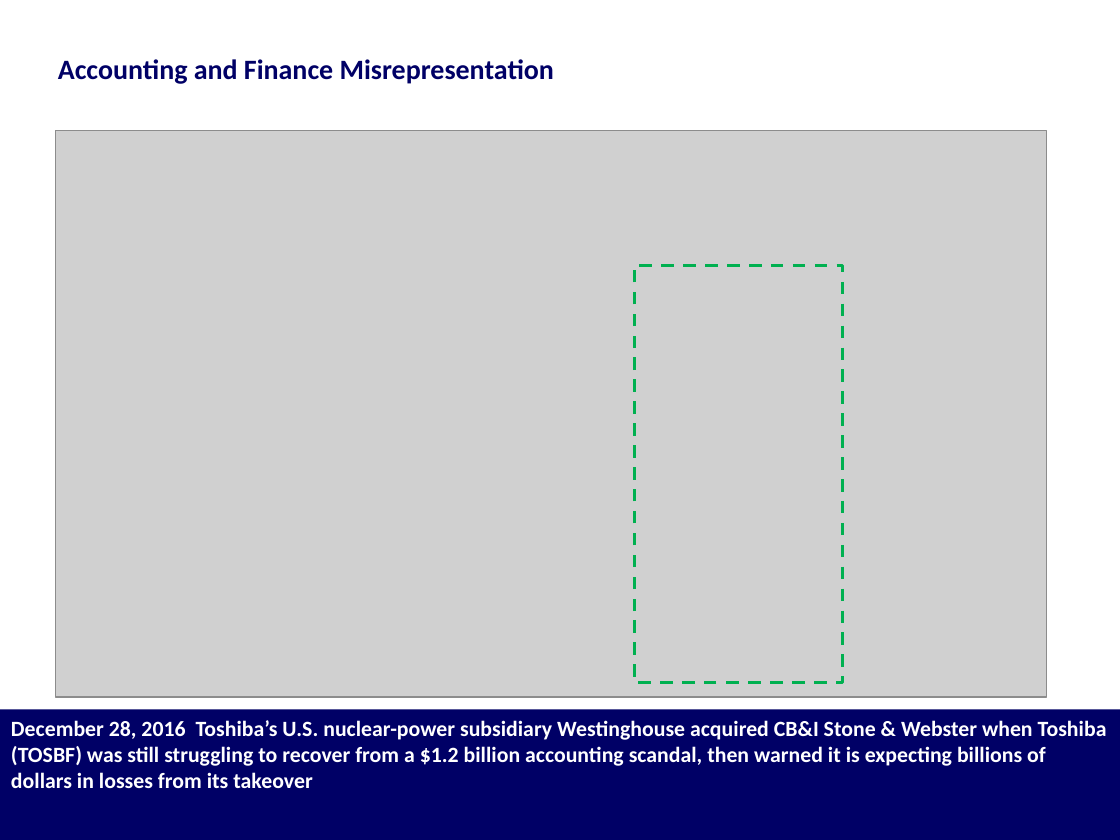
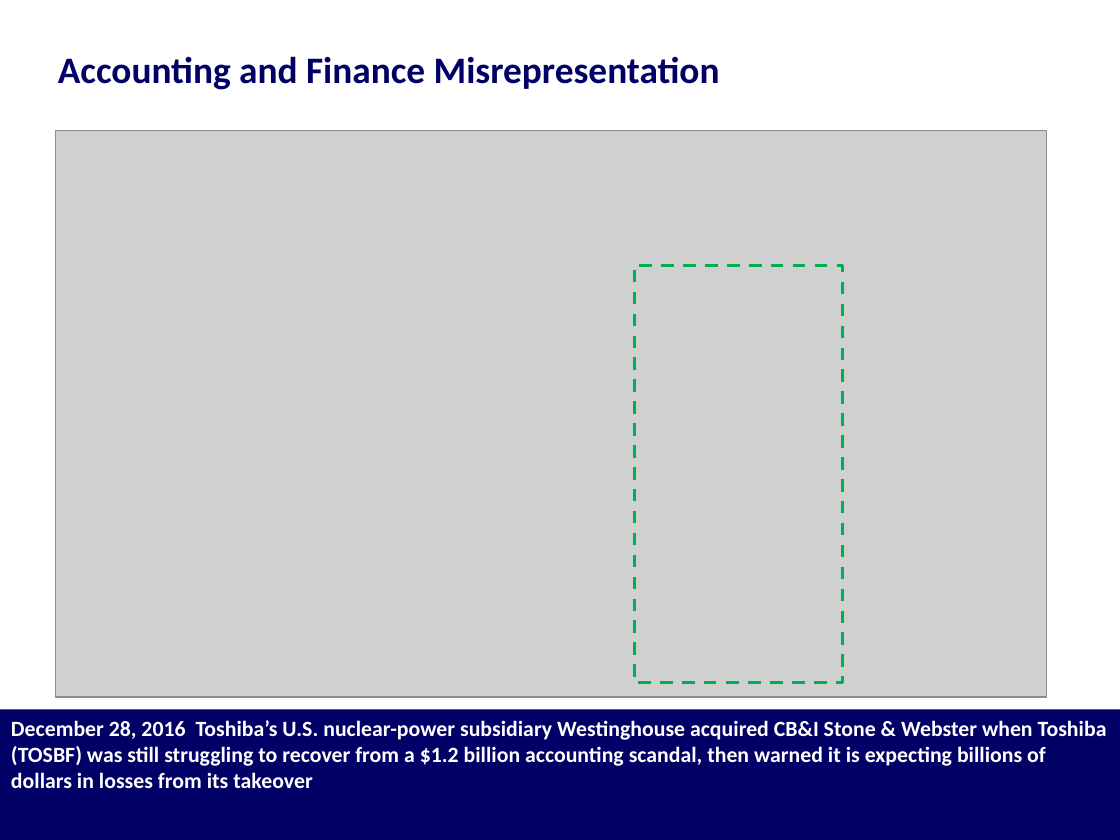
Before and after one commit to harshil753/Bounce_Back, a slide deck: slide 6 of Bounce_Back 24012018v1.pptx (slide 4 before the commit). Drawn at 1120x840 pixels with LibreOffice and Linux fonts; fonts in the diff are those of the drawing; grey boxes stand for pictures. Boxes give left, top, right and bottom in pixels: in the first picture for what was removed or moved away, otherwise in the second. Text is boxed around its words. In the diff, an @@ line names an element or a change of style, - is before the commit and + after.

```diff
--- a/Bounce_Back 24012018v1.pptx
+++ b/Bounce_Back 24012018v1.pptx
@@ title "Accounting and Finance Misrepresentation" at box(58, 56, 720, 90): size 18 to 24 pt @@
```
Also in this commit, not shown: 8 other slides changed, 9 slides added, 3 slides removed.
